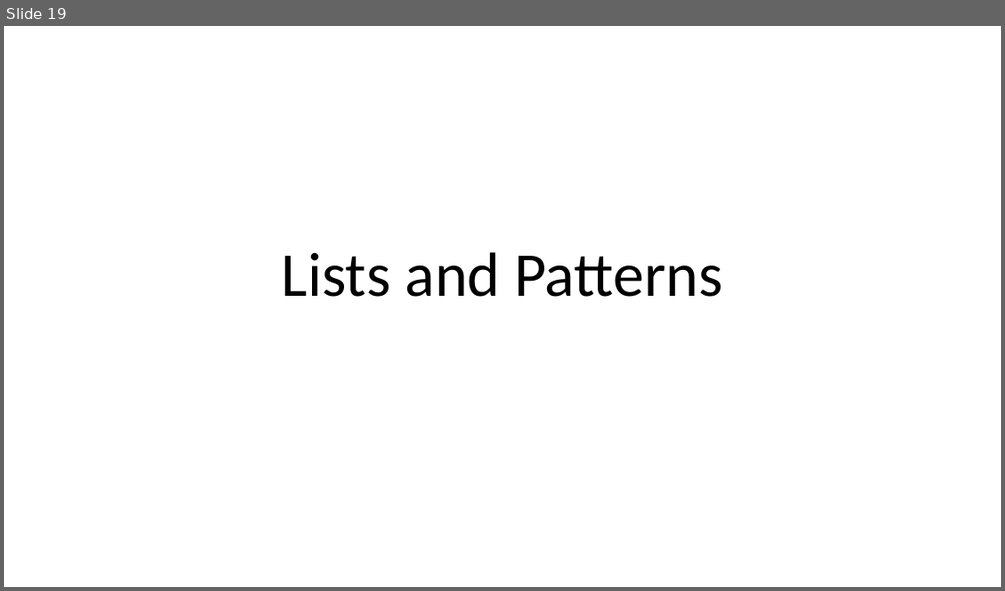
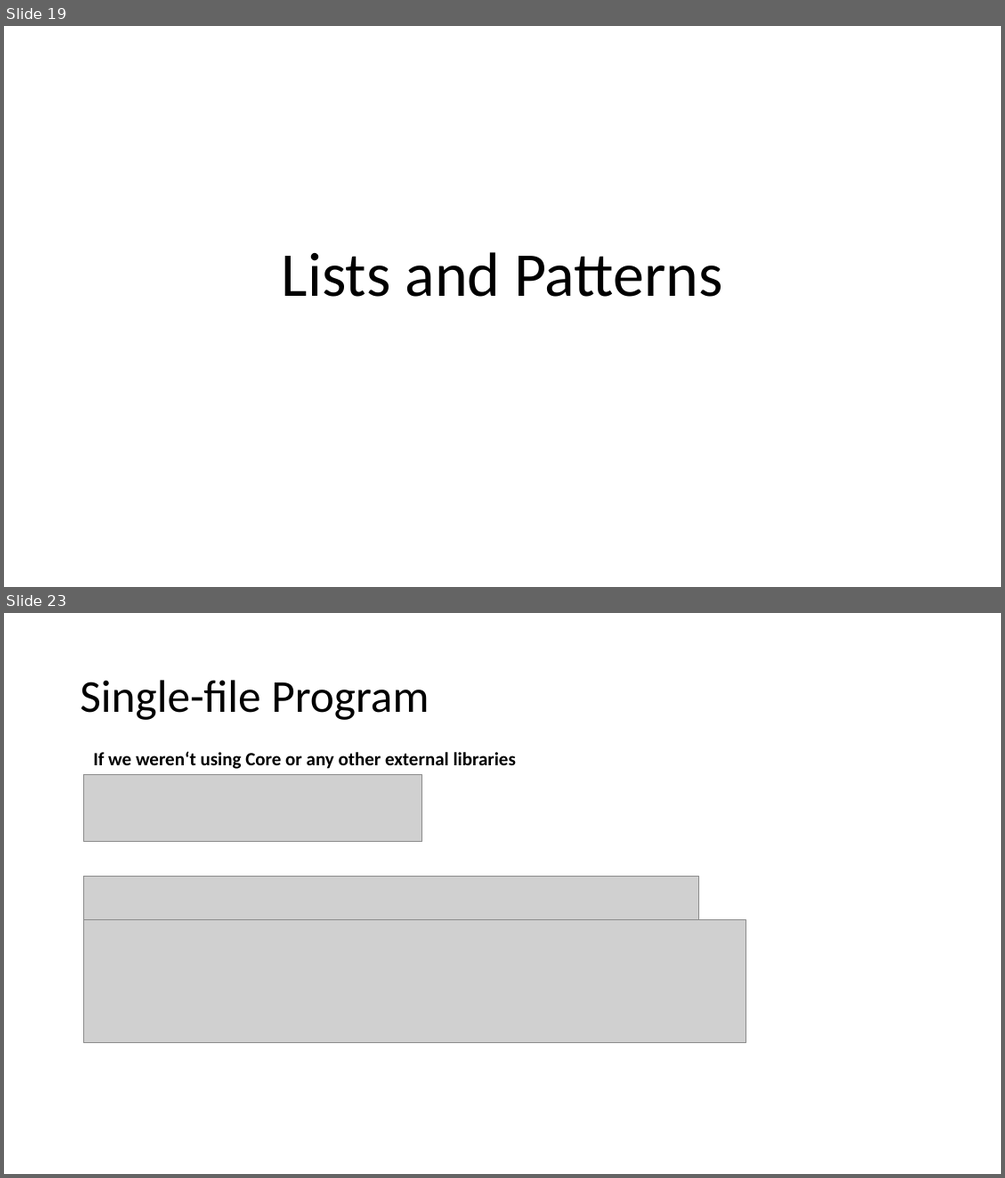
Before and after one commit to bacmive/paper_notes, a slide deck: notes8-ocaml.pptx. Shown one above the other, each under a label of ours: slide 19 before the commit, slides 19 and 23 after it; the slides between them are not shown. The pictures are 1005x591 and 1005x1178 pixels, drawn with LibreOffice and Linux fonts; fonts in the diff are those of the drawing; grey boxes stand for pictures. Boxes give left, top, right and bottom in pixels: in the first picture for what was removed or moved away, otherwise in the second. Text is boxed around its words. In the diff, an @@ line names an element or a change of style, - is before the commit and + after.

```diff
--- a/notes8-ocaml.pptx
+++ b/notes8-ocaml.pptx
@@ slide 23 added at box(4, 613, 1001, 1174), background #FFFFFF @@
@@ title added at box(80, 680, 429, 720), 44 pt, text #000000 @@
+Single-file Program
@@ text added at box(93, 751, 516, 769), 18 pt, text #000000, bold @@
+If we weren‘t using Core or any other external libraries
@@ picture added at box(84, 774, 422, 842) @@
@@ picture added at box(84, 876, 699, 919) @@
@@ picture added at box(84, 919, 745, 1042) @@
```
Also in this commit, not shown: 25 other slides added, 1 other file.
